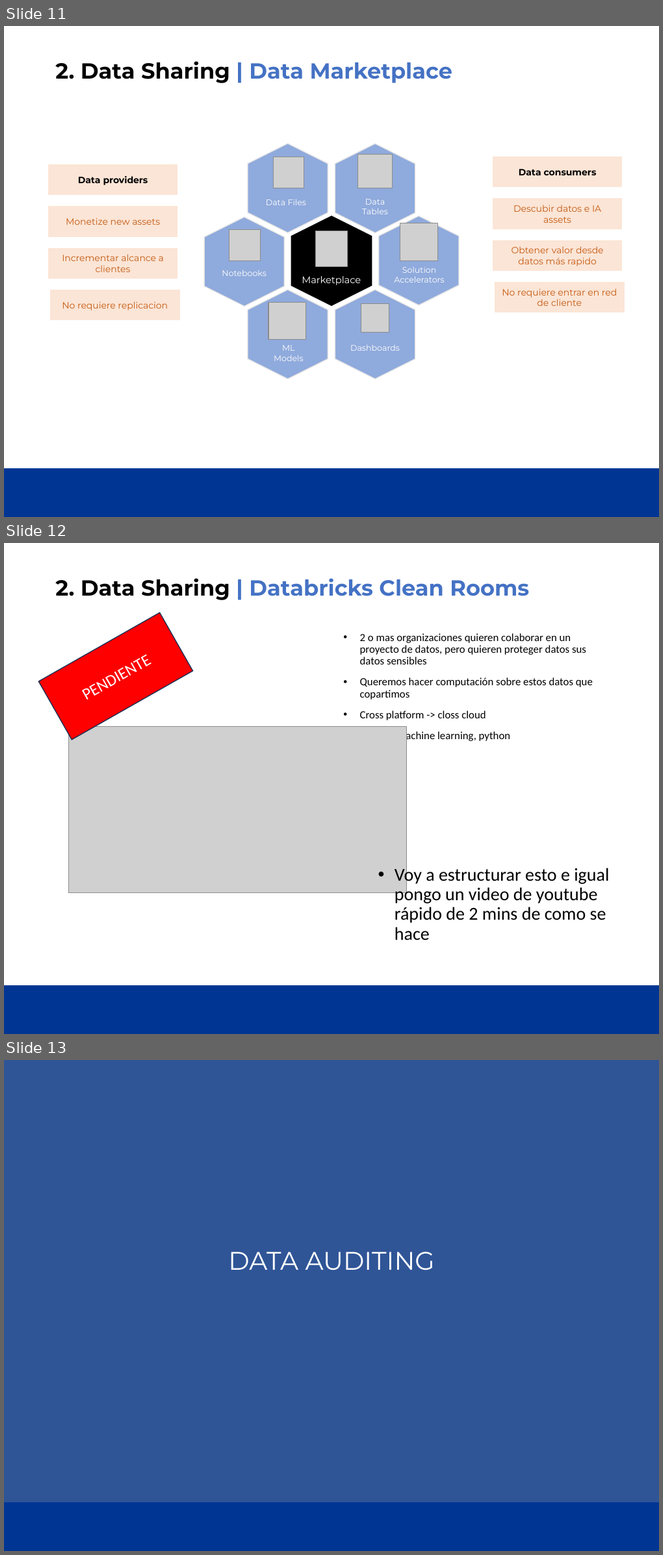
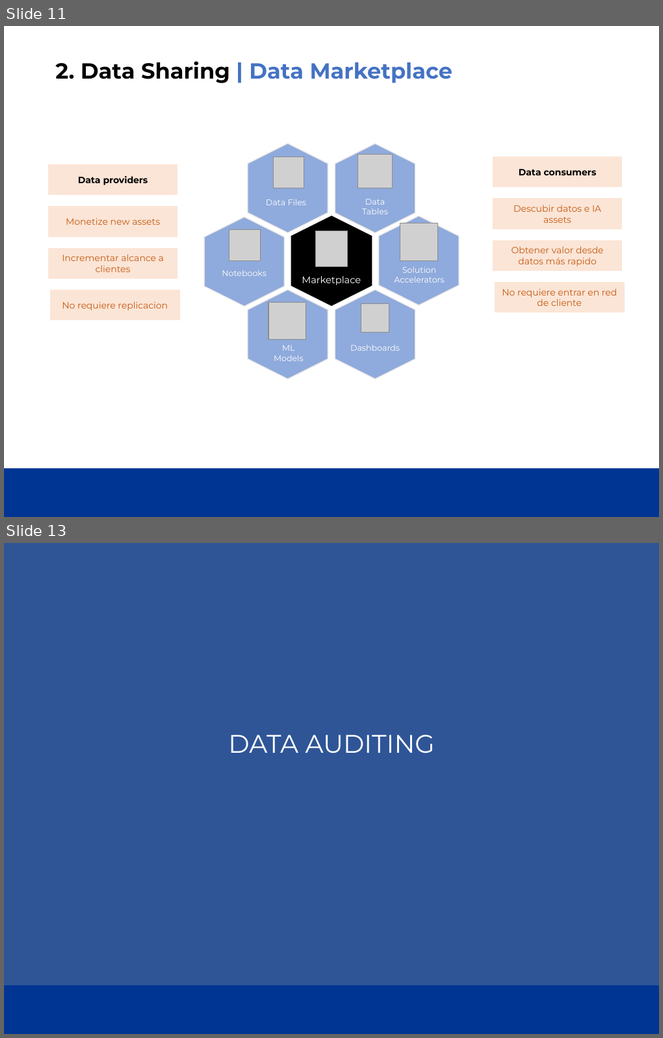
Before and after one commit to jmartinezceste/251101Course_UC_Ceste, a slide deck: UC_Course_Sesion3/UCDatabrick - Sesion 3.pptx. Shown one above the other, each under a label of ours: slides 11, 12 and 13 before the commit, slides 11 and 13 after it; the slides between them are not shown. The pictures are 663x1555 and 663x1038 pixels, drawn with LibreOffice and Linux fonts; fonts in the diff are those of the drawing; grey boxes stand for pictures; background and template pictures are left out. Boxes give left, top, right and bottom in pixels: in the first picture for what was removed or moved away, otherwise in the second. Text is boxed around its words. In the diff, an @@ line names an element or a change of style, - is before the commit and + after.

```diff
--- a/UC_Course_Sesion3/UCDatabrick - Sesion 3.pptx
+++ b/UC_Course_Sesion3/UCDatabrick - Sesion 3.pptx
@@ slide 12 removed at [4, 543, 659, 1034], background #FFFFFF; not listed: 1 template element that a slide beside it also shows @@
@@ title removed at [55, 578, 529, 600] @@
-2. Data Sharing | Databricks Clean Rooms
@@ rectangle removed at [38, 613, 193, 739] @@
-PENDIENTE
@@ text removed at [360, 633, 593, 742] @@
-• 2 o mas organizaciones quieren colaborar en un proyecto de datos, pero quieren proteger datos sus datos sensibles
-• Queremos hacer computación sobre estos datos que copartimos
-• Cross platform -> closs cloud
-• Permite machine learning, python
@@ picture removed at [68, 727, 406, 893] @@
@@ text removed at [395, 866, 609, 941] @@
-• Voy a estructurar esto e igual pongo un video de youtube rápido de 2 mins de como se hace
```
Also in this commit, not shown: 3 slides changed, 1 slide added.
